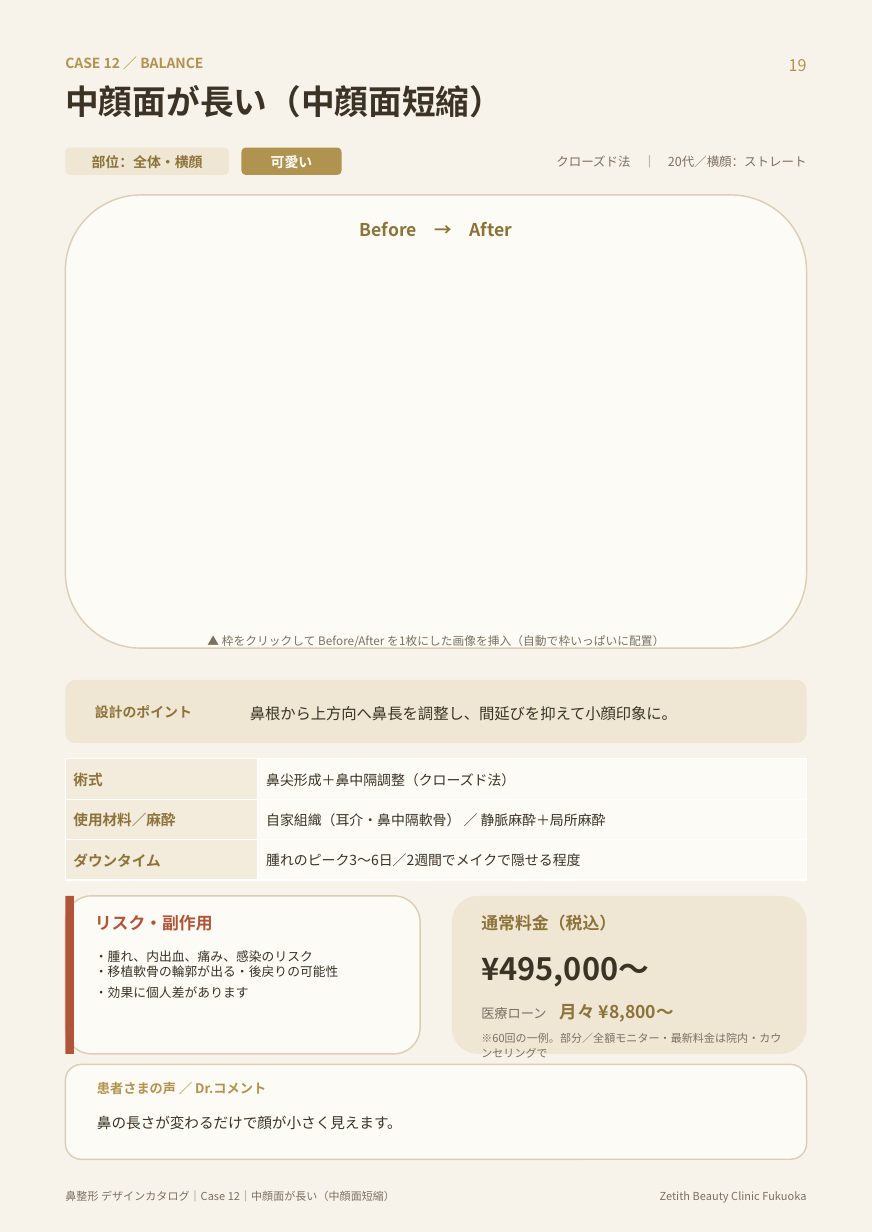
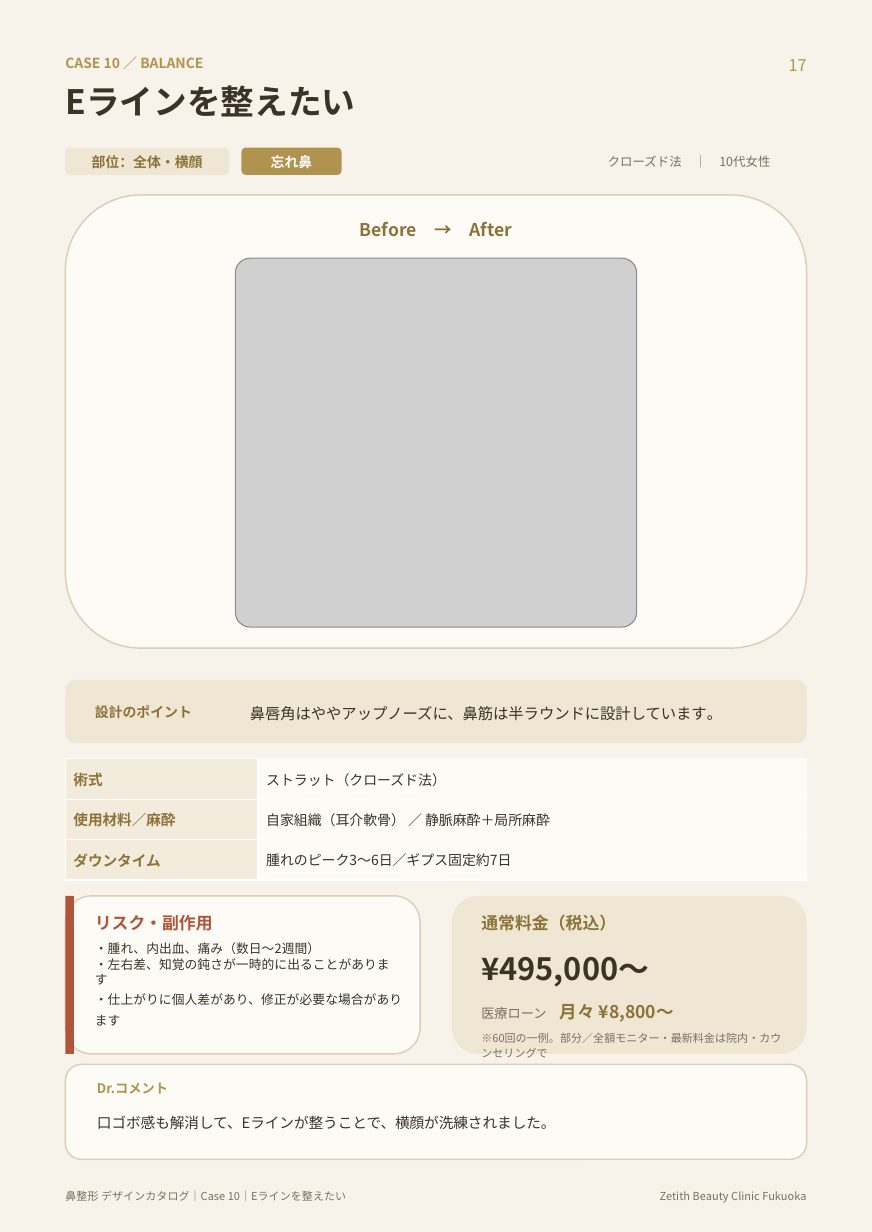
Before and after one commit to hidekkobonba/nosejob, a slide deck: slide 18 of 鼻整形_デザインカタログ.pptx (slide 20 before the commit). Drawn at 872x1232 pixels with LibreOffice and Linux fonts; fonts in the diff are those of the drawing; grey boxes stand for pictures. Boxes give left, top, right and bottom in pixels: in the first picture for what was removed or moved away, otherwise in the second. Text is boxed around its words. In the diff, an @@ line names an element or a change of style, - is before the commit and + after.

```diff
--- a/鼻整形_デザインカタログ.pptx
+++ b/鼻整形_デザインカタログ.pptx
@@ text at (65,57,203,68): text changed @@
-CASE 12 ／ BALANCE
+CASE 10 ／ BALANCE
@@ text at (789,59,807,71): text changed @@
-19
+17
@@ text at (65,85,355,117): text changed @@
-中顔面が長い（中顔面短縮）
+Eラインを整えたい
@@ text at (271,155,313,169): text changed @@
-可愛い
+忘れ鼻
@@ text at (608,155,770,167): text changed @@
-クローズド法 ｜ 20代／横顔：ストレート
+クローズド法 ｜ 10代女性
@@ picture added at (235,258,637,627) @@
@@ text removed at (222,635,664,649) @@
-▲ 枠をクリックして Before/After を1枚にした画像を挿入（自動で枠いっぱいに配置）
@@ text at (250,706,722,721): text changed @@
-鼻根から上方向へ鼻長を調整し、間延びを抑えて小顔印象に。
+鼻唇角はややアップノーズに、鼻筋は半ラウンドに設計しています。
@@ table at (65,759,807,880) @@
-row 1, column 2: 鼻尖形成＋鼻中隔調整（クローズド法）
+row 1, column 2: ストラット（クローズド法）
-row 2, column 2: 自家組織（耳介・鼻中隔軟骨） ／ 静脈麻酔＋局所麻酔
+row 2, column 2: 自家組織（耳介軟骨） ／ 静脈麻酔＋局所麻酔
-row 3, column 2: 腫れのピーク3〜6日／2週間でメイクで隠せる程度
+row 3, column 2: 腫れのピーク3〜6日／ギプス固定約7日
@@ text at (95,942,402,1026): text changed @@
-・腫れ、内出血、痛み、感染のリスク
-・移植軟骨の輪郭が出る・後戻りの可能性
-・効果に個人差があります
+・腫れ、内出血、痛み（数日〜2週間）
+・左右差、知覚の鈍さが一時的に出ることがあります
+・仕上がりに個人差があり、修正が必要な場合があります
@@ text at (97,1082,168,1094): text changed @@
-患者さまの声 ／ Dr.コメント
+Dr.コメント
@@ text at (97,1115,556,1129): text changed @@
-鼻の長さが変わるだけで顔が小さく見えます。
+口ゴボ感も解消して、Eラインが整うことで、横顔が洗練されました。
@@ text at (65,1190,346,1201): text changed @@
-鼻整形 デザインカタログ｜Case 12｜中顔面が長い（中顔面短縮）
+鼻整形 デザインカタログ｜Case 10｜Eラインを整えたい
```
Also in this commit, not shown: 27 other slides changed, 2 slides removed.
